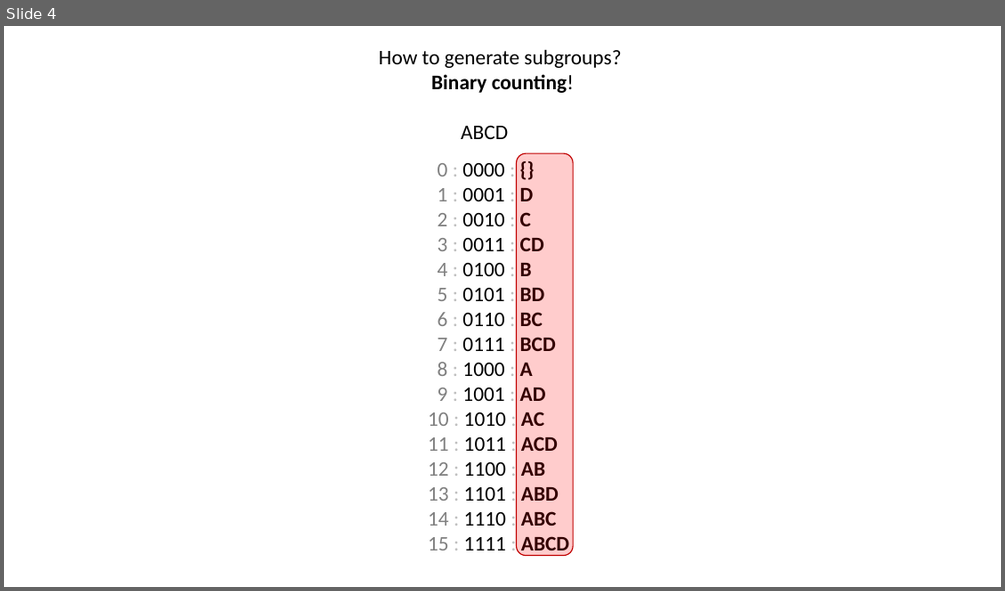
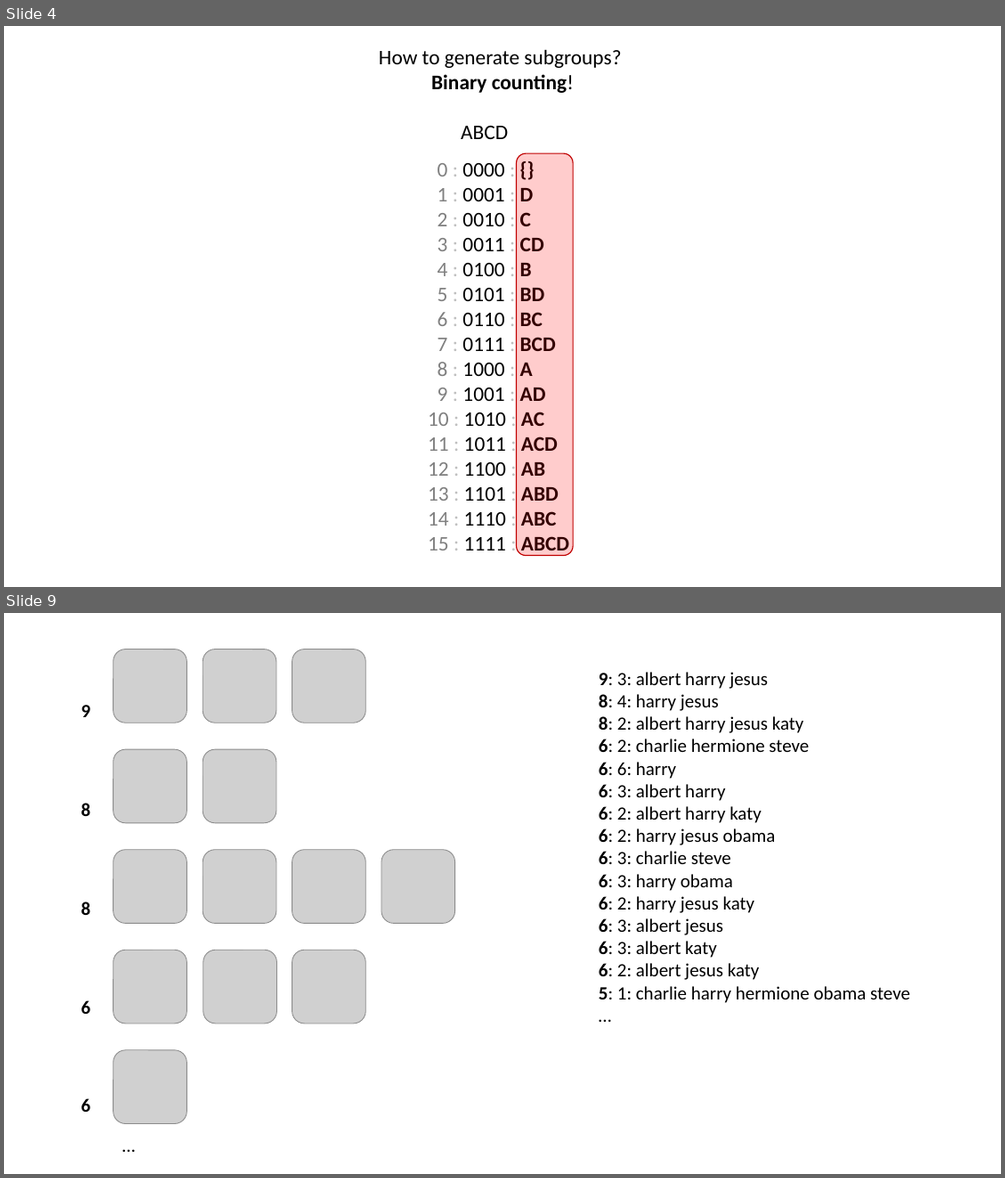
Before and after one commit to benjaminaaron/subgroups, a slide deck: presentation/presentation.pptx. Shown one above the other, each under a label of ours: slide 4 before the commit, slides 4 and 9 after it; the slides between them are not shown. The pictures are 1005x591 and 1005x1178 pixels, drawn with LibreOffice and Linux fonts; fonts in the diff are those of the drawing; grey boxes stand for pictures. Boxes give left, top, right and bottom in pixels: in the first picture for what was removed or moved away, otherwise in the second. Text is boxed around its words. In the diff, an @@ line names an element or a change of style, - is before the commit and + after.

```diff
--- a/presentation/presentation.pptx
+++ b/presentation/presentation.pptx
@@ slide 9 added at <box>4,613,1001,1174</box>, background #FFFFFF @@
@@ picture added at <box>291,649,365,722</box> @@
@@ text added at <box>599,672,910,1003</box>, 18 pt, text #000000 @@
+9: 3: albert harry jesus
+8: 4: harry jesus
+8: 2: albert harry jesus katy
+6: 2: charlie hermione steve
+6: 6: harry
+6: 3: albert harry
+6: 2: albert harry katy
+6: 2: harry jesus obama
+6: 3: charlie steve
+6: 3: harry obama
+6: 2: harry jesus katy
+6: 3: albert jesus
+6: 3: albert katy
+6: 2: albert jesus katy
+5: 1: charlie harry hermione obama steve
+…
@@ text added at <box>81,705,91,1111</box>, 18 pt, text #000000, bold @@
+9
+8
+8
+6
+6
@@ group added at <box>202,649,276,1022</box>: 4 pictures @@
@@ picture added at <box>291,850,365,923</box> @@
@@ picture added at <box>381,850,455,923</box> @@
@@ picture added at <box>291,949,365,1022</box> @@
@@ group added at <box>113,649,186,1123</box>: 5 pictures @@
@@ text added at <box>114,1130,144,1159</box>, 18 pt, text #000000 @@
+…
```
Also in this commit, not shown: 2 slides changed, 6 other slides added, 2 slides removed, 1 other file.
